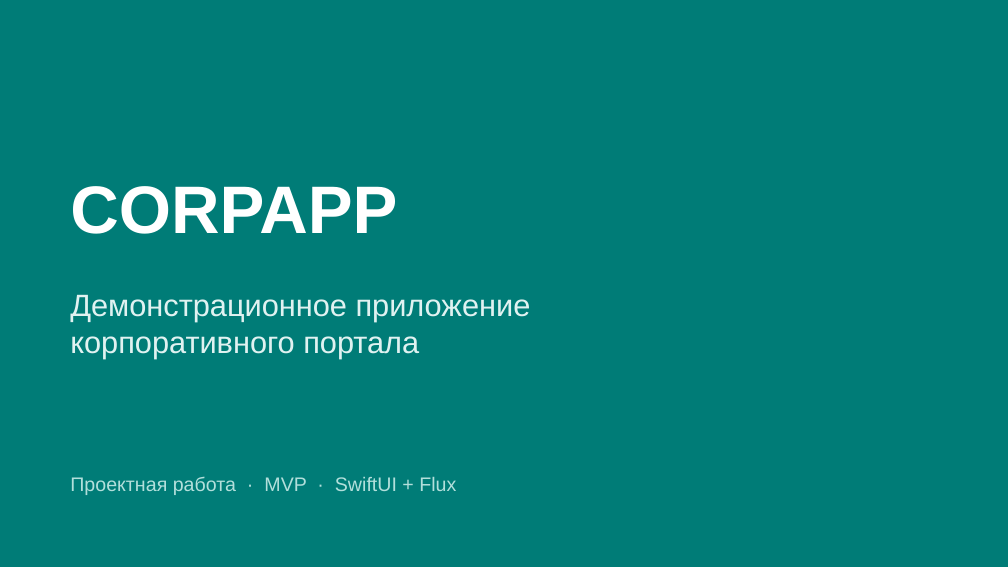
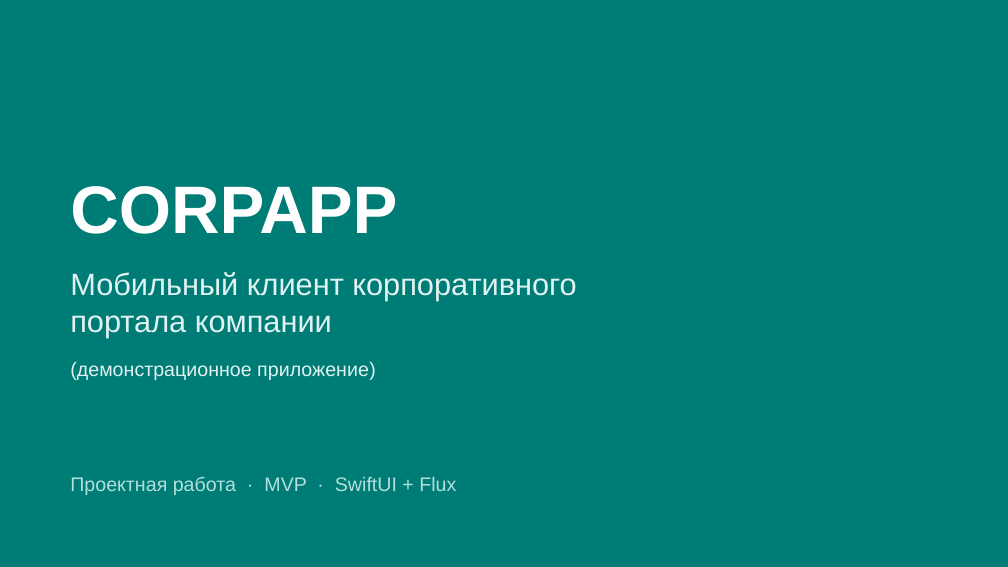
Before and after one commit to PeterYK/CorpPort, a slide deck: slide 1 of CorpApp_Presentation.pptx. Drawn at 1008x567 pixels with LibreOffice and Linux fonts; fonts in the diff are those of the drawing. Boxes give left, top, right and bottom in pixels: in the first picture for what was removed or moved away, otherwise in the second. Text is boxed around its words. In the diff, an @@ line names an element or a change of style, - is before the commit and + after.

```diff
--- a/CorpApp_Presentation.pptx
+++ b/CorpApp_Presentation.pptx
@@ text at (70, 272, 576, 380): text changed @@
-Демонстрационное приложение
-корпоративного портала
+Мобильный клиент корпоративного
+портала компании
+(демонстрационное приложение)
```
Also in this commit, not shown: 1 other file.
